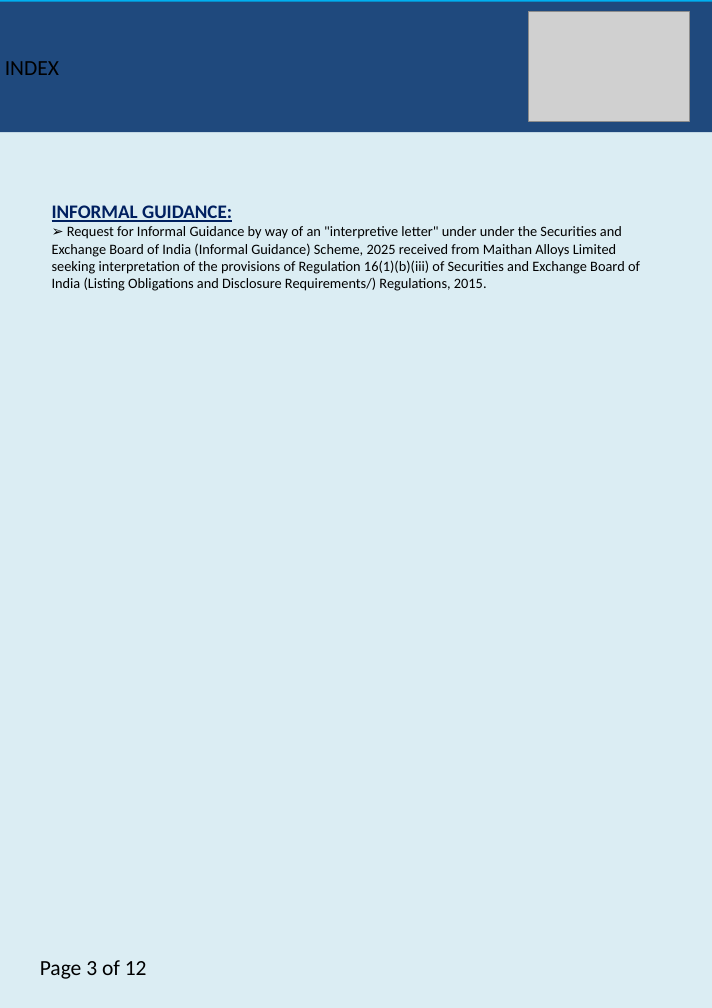
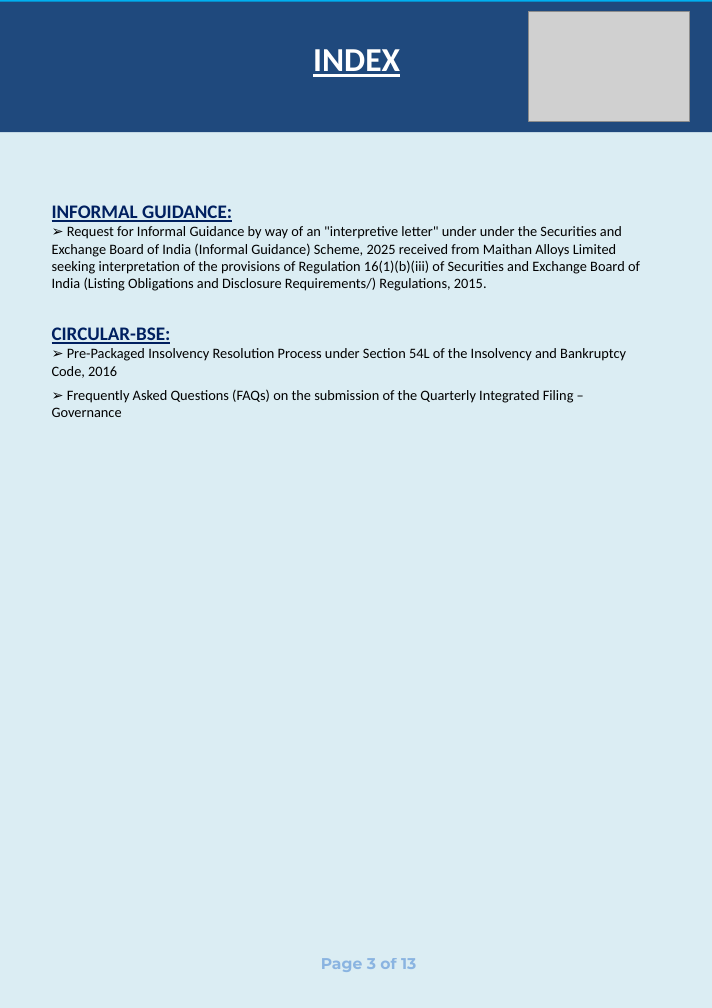
Before and after one commit to vidit-arca/Newsletter_Agent, a slide deck: slide 3 of output.pptx. Drawn at 712x1008 pixels with LibreOffice and Linux fonts; fonts in the diff are those of the drawing; grey boxes stand for pictures. Boxes give left, top, right and bottom in pixels: in the first picture for what was removed or moved away, otherwise in the second. Text is boxed around its words. In the diff, an @@ line names an element or a change of style, - is before the commit and + after.

```diff
--- a/output.pptx
+++ b/output.pptx
@@ rectangle "INDEX" at (0, 2, 712, 132): size 18 to 28 pt, text colour #000000 to #FFFFFF, bold on, underline on; alignment left to centre; line spacing 1 to 19.6pt @@
@@ text at (52, 327, 626, 417): paragraphs added @@
+CIRCULAR-BSE:
+➢ Pre-Packaged Insolvency Resolution Process under Section 54L of the Insolvency and Bankruptcy Code, 2016
+➢ Frequently Asked Questions (FAQs) on the submission of the Quarterly Integrated Filing – Governance
@@ text at (321, 958, 416, 972): text changed; size 18 to 13 pt; font Calibri to Montserrat; text colour #000000 to #558ED5 at 60% opacity; bold on @@
-Page 3 of 12
+Page 3 of 13
```
Also in this commit, not shown: 10 other slides changed, 1 slide added, 2 other files.
